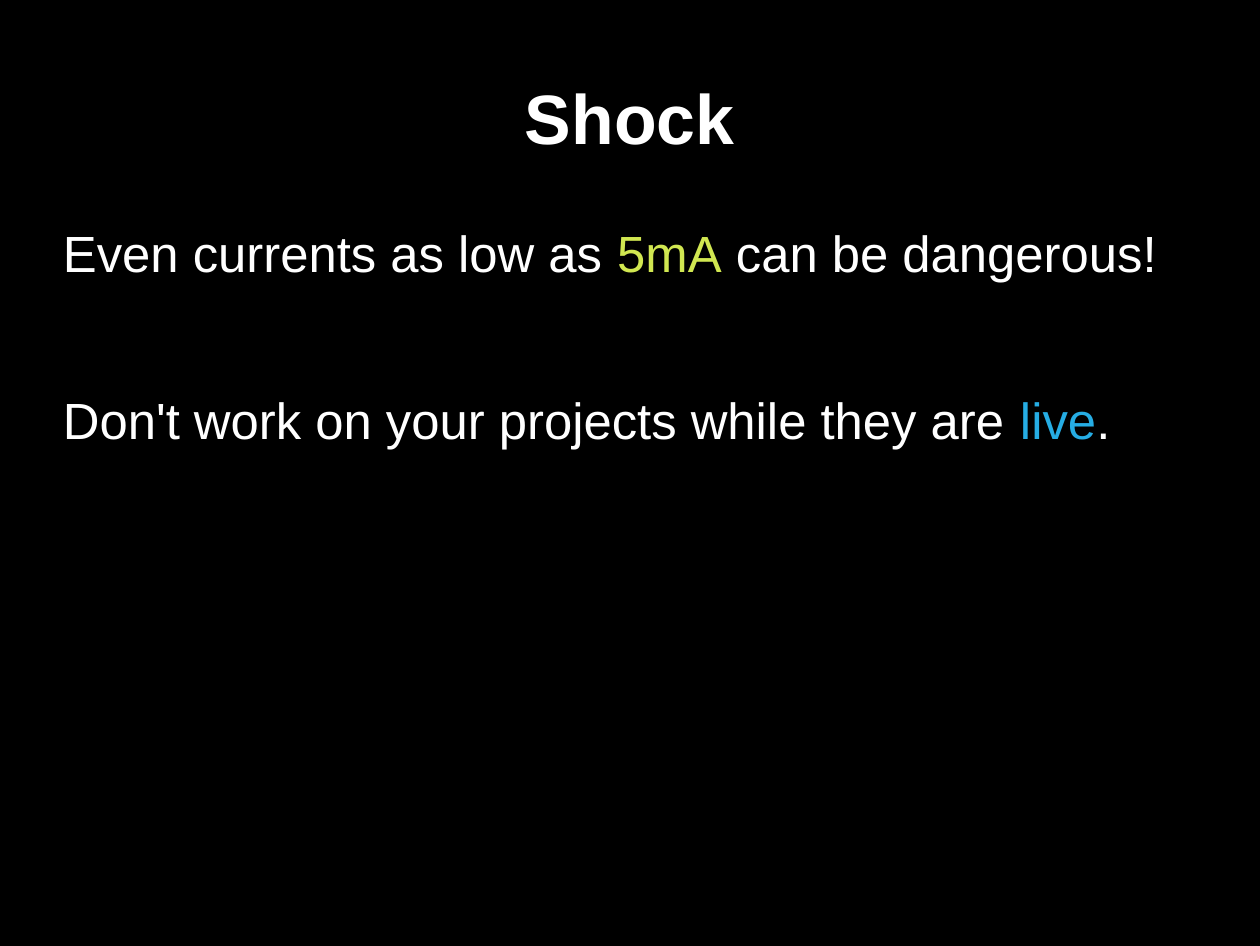
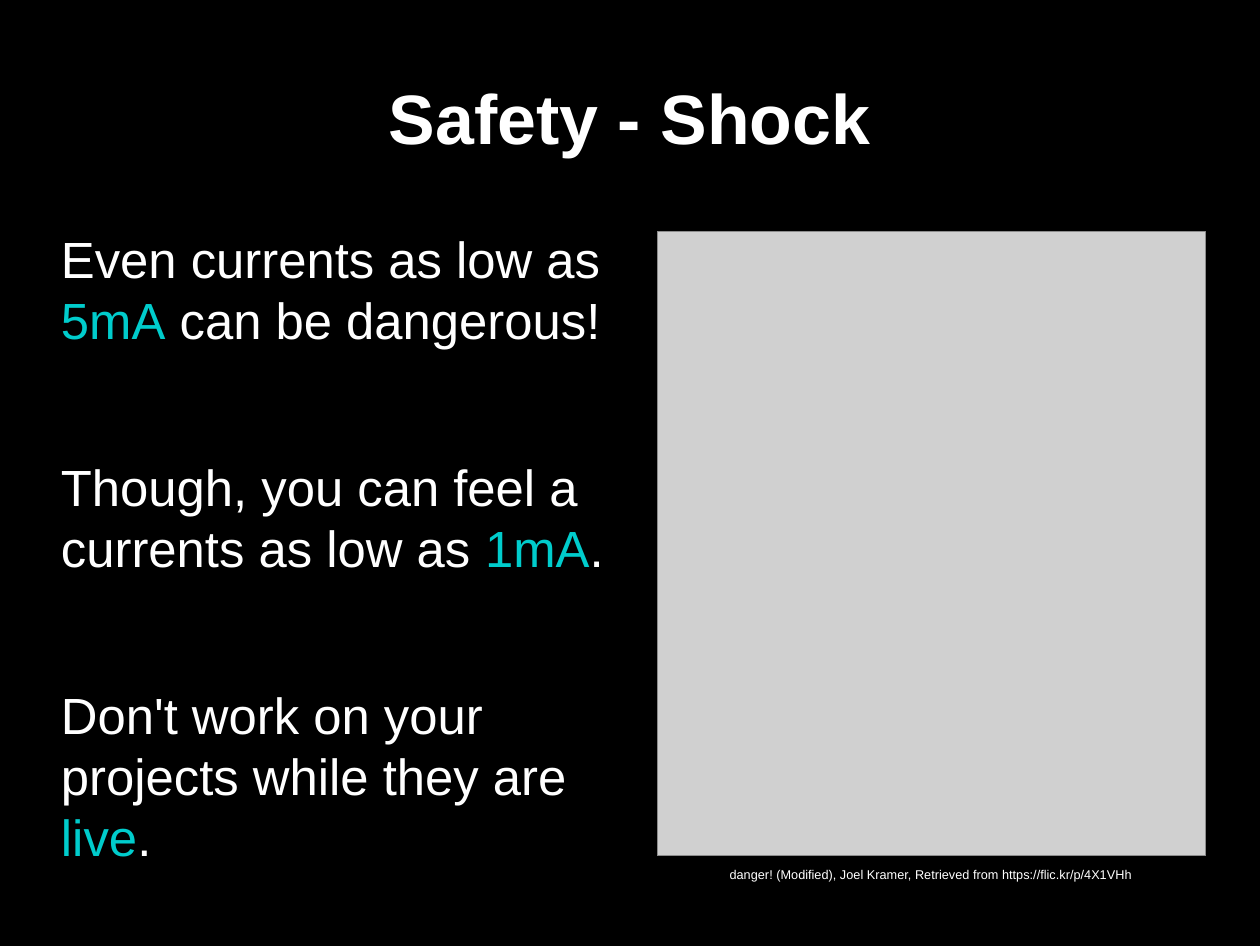
Before and after one commit to gaudeon/rpi_gpio_overview, a slide deck: slide 18 of slides/RPi GPIO Overview.odp (slide 17 before the commit). Drawn at 1260x946 pixels with LibreOffice and Linux fonts; fonts in the diff are those of the drawing; grey boxes stand for pictures. Boxes give left, top, right and bottom in pixels: in the first picture for what was removed or moved away, otherwise in the second. Text is boxed around its words. In the diff, an @@ line names an element or a change of style, - is before the commit and + after.

```diff
--- a/slides/RPi GPIO Overview.odp
+++ b/slides/RPi GPIO Overview.odp
@@ title at [389, 93, 870, 157]: text changed @@
-Shock
+Safety - Shock
@@ picture added at [657, 231, 1206, 855] @@
@@ text at [61, 241, 600, 857]: text colour #D1E751 to #00CCCC in "5mA"; text colour #26ADE4 to #00CCCC in "live." @@
@@ text at [61, 469, 604, 568]: paragraph added @@
+Though, you can feel a currents as low as 1mA.
@@ text added at [730, 869, 1131, 882], 8 pt, text #FFFFFF @@
+danger! (Modified), Joel Kramer, Retrieved from https://flic.kr/p/4X1VHh
```
Also in this commit, not shown: 37 other slides changed, 4 slides added, 8 slides removed, 1 other file.
